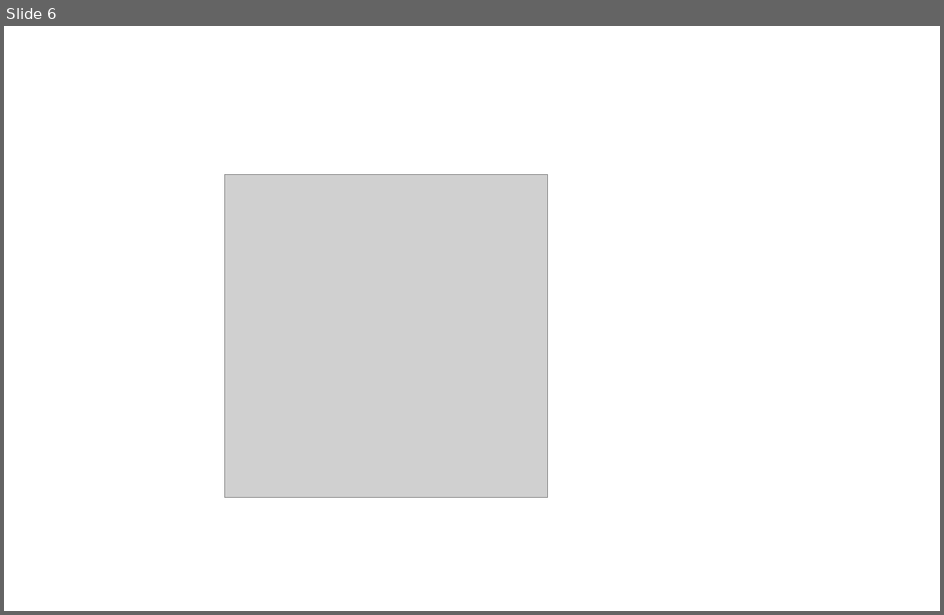
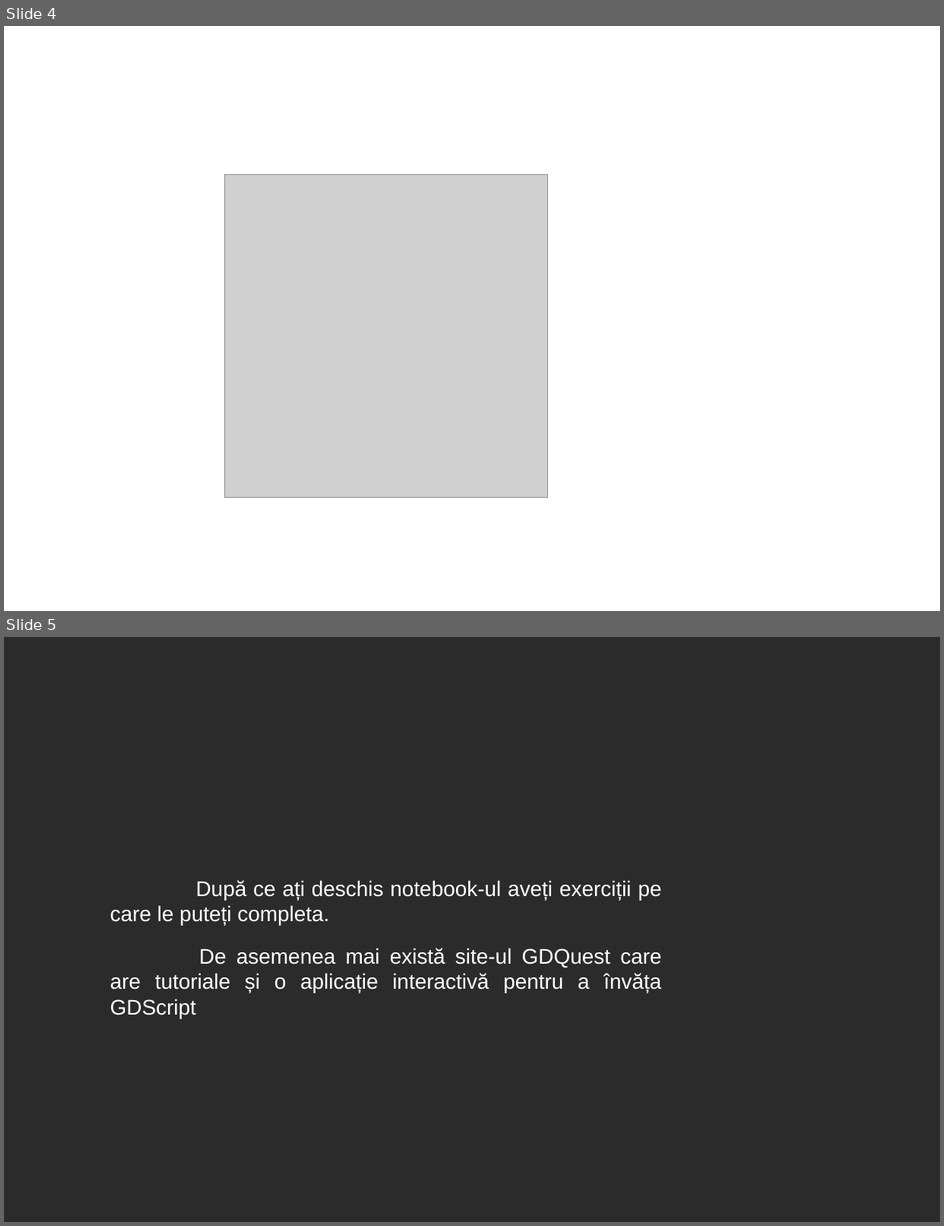
Before and after one commit to 0xspiderr/gdc-upt-presentations, a slide deck: presentation_3/presentation_3.odp. Shown one above the other, each under a label of ours: slide 6 before the commit, slides 4 and 5 after it. The pictures are 944x615 and 944x1226 pixels, drawn with LibreOffice and Linux fonts; fonts in the diff are those of the drawing; grey boxes stand for pictures; background and template pictures are left out; a plain dark background stands for a picture behind light text. Boxes give left, top, right and bottom in pixels: in the first picture for what was removed or moved away, otherwise in the second. Text is boxed around its words. In the diff, an @@ line names an element or a change of style, - is before the commit and + after.

```diff
--- a/presentation_3/presentation_3.odp
+++ b/presentation_3/presentation_3.odp
@@ slide 5 added at (x1=4, y1=637, x2=940, y2=1222), background picture (left out) @@
@@ text added at (x1=110, y1=880, x2=662, y2=1019), 18 pt, text #FFFFFF @@
+După ce ați deschis notebook-ul aveți exerciții pe care le puteți completa.
+De asemenea mai există site-ul GDQuest care are tutoriale și o aplicație interactivă pentru a învăța GDScript
@@ what was slide 6 is now slide 4 @@
```
Also in this commit, not shown: 1 slide changed, 37 other slides added, 23 other files.
